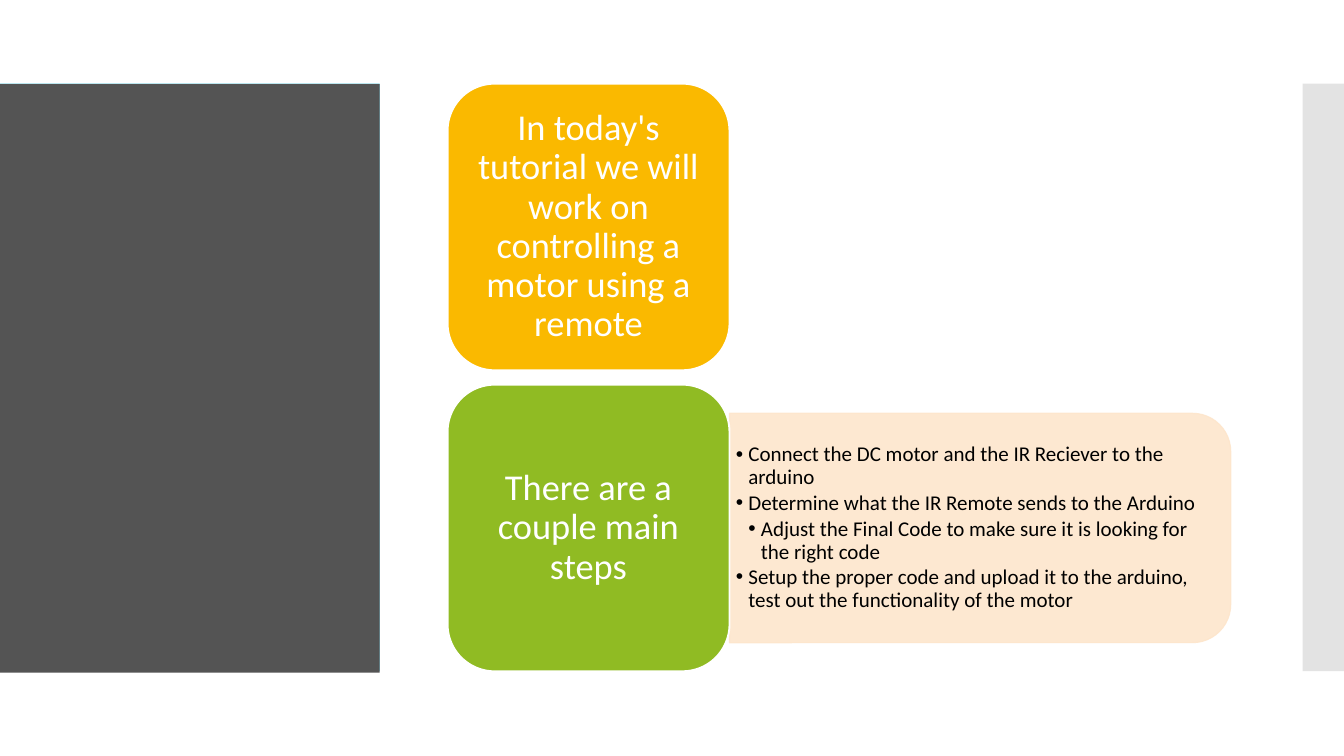
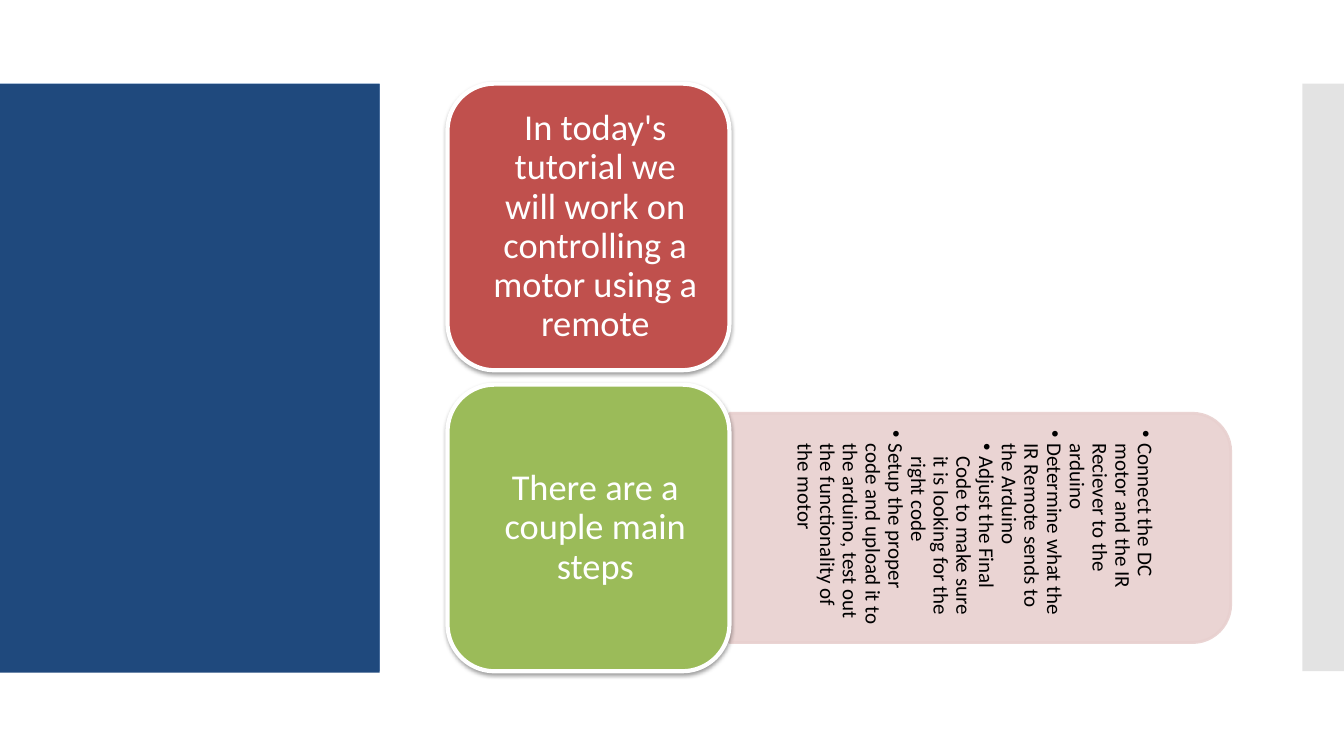
Before and after one commit to adiravishankara/arduino_tutorials, a slide deck: slide 2 of presentations/tutorial4.pptx. Drawn at 1344x756 pixels with LibreOffice and Linux fonts; fonts in the diff are those of the drawing. Boxes give left, top, right and bottom in pixels: in the first picture for what was removed or moved away, otherwise in the second. Text is boxed around its words. In the diff, an @@ line names an element or a change of style, - is before the commit and + after.

```diff
--- a/presentations/tutorial4.pptx
+++ b/presentations/tutorial4.pptx
@@ rectangle at box(0, 84, 380, 671): fill #40BAD2 to #4F81BD @@
@@ rectangle at box(0, 84, 380, 673): fill #545454 to #1F497D @@
@@ rounded rectangle "In today's tutorial we will ...": place and size @@
-rounded rectangle "In today's tutorial we will ..." at box(478, 114, 698, 337)
+rounded rectangle "In today's tutorial we will ..." at box(448, 84, 730, 370)
@@ rounded rectangle "In today's tutorial we will ..." at box(448, 84, 730, 370): less space between paragraphs; fill none to #C0504D; outline none to #FFFFFF 3 pt; shadow on @@
@@ rounded rectangle removed at box(448, 84, 730, 370) @@
@@ rounded rectangle "There are a couple main ...": place and size @@
-rounded rectangle "There are a couple main ..." at box(498, 474, 679, 585)
+rounded rectangle "There are a couple main ..." at box(448, 385, 730, 671)
@@ rounded rectangle "There are a couple main ..." at box(448, 385, 730, 671): less space between paragraphs; fill none to #9BBB59; outline none to #FFFFFF 3 pt; shadow on @@
@@ rounded rectangle removed at box(448, 385, 730, 671) @@
@@ round same rect "Connect the DC motor and ..." at box(730, 413, 1231, 642): indent changed; less space between paragraphs; fill none to #E8D0D0 at 90% opacity; outline none to #E8D0D0 2 pt; rotation 0 to 90 degrees @@
@@ round same rect removed at box(730, 413, 1232, 643) @@
```
Also in this commit, not shown: 4 other slides changed.
